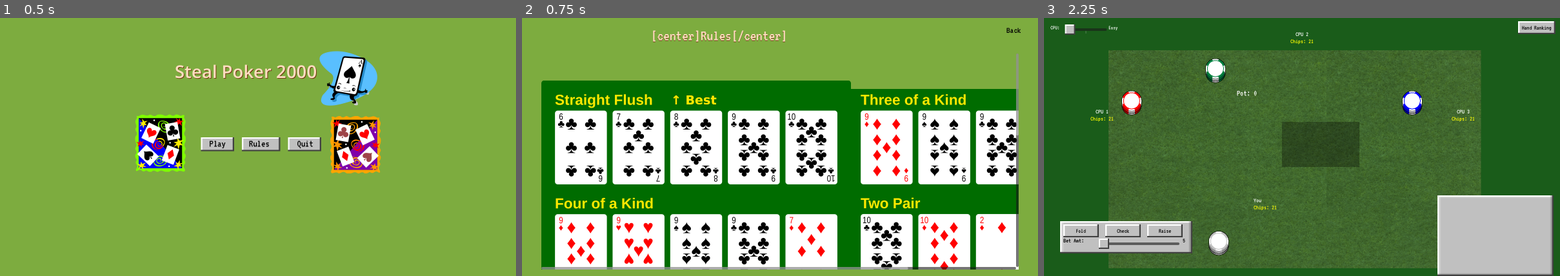
Above: before the commit, frames 1-3 (left to right).
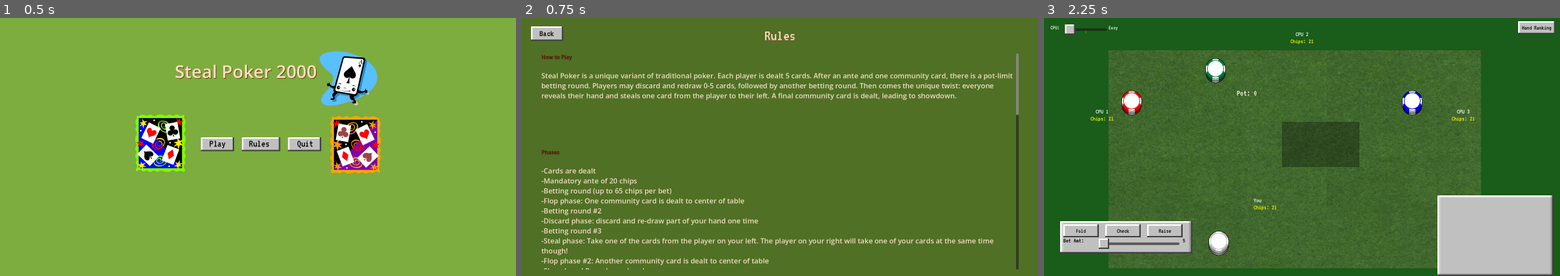
Above: after the commit, the same moments.

Repository: AzureJames/poker-stl
Game: Godot game, scene res://scene/main.tscn
The game is run twice, just before and just after one commit, with the same random seed, the same clock (stepped at 60 frames per second) and the same inputs.
Inputs:
- Up to frame 1 (0.5 s): no input
- Up to frame 2 (0.75 s): click "Rules" at 0.5 s
- Up to frame 3 (2.25 s): click "Back" at 1.25 s; click "Play" at 2 s

Frame 1 is identical in both runs. In frame 2, 100% of the frame differs, in the area x 0-100%, y 0-100%; in frame 3, nothing differs.

Commit message:
b4 dealanim

Diff:
--- a/scene/rules.tscn
+++ b/scene/rules.tscn
@@ -1,26 +1,29 @@
 [gd_scene format=3 uid="uid://cuickpmvulfpe"]
 
-[ext_resource type="Script" path="res://scene/rules.gd" id="1_3qmv"]
+[ext_resource type="Script" uid="uid://c3m8jq5bu0io5" path="res://scene/rules.gd" id="1_3qmv"]
 [ext_resource type="FontFile" uid="uid://y7wadv3p321g" path="res://asset/fonts/VT323-Regular.ttf" id="2_brvt"]
 [ext_resource type="Texture2D" uid="uid://pw01ihcm8aot" path="res://asset/grey_bevel_normal.png" id="3_0ha6"]
 [ext_resource type="Texture2D" uid="uid://cb8hmjt821l3w" path="res://asset/Poker-Hands.png" id="4_hn23"]
 
 [sub_resource type="StyleBoxEmpty" id="StyleBoxEmpty_btn"]
 
-[node name="Rules" type="Control"]
+[sub_resource type="StyleBoxEmpty" id="StyleBoxEmpty_oggkv"]
+
+[node name="Rules" type="Control" unique_id=1457951553]
 layout_mode = 3
 anchors_preset = 0
 offset_right = 1600.0
 offset_bottom = 800.0
 script = ExtResource("1_3qmv")
 
-[node name="ColorRect" type="ColorRect" parent="."]
+[node name="ColorRect" type="ColorRect" parent="." unique_id=770456869]
 layout_mode = 0
 offset_right = 1600.0
 offset_bottom = 800.0
-color = Color(0.48859984, 0.6736953, 0.24559814, 1)
+color = Color(0.31422675, 0.43944678, 0.14869595, 1)
+metadata/_edit_lock_ = true
 
-[node name="TitleShadow" type="RichTextLabel" parent="."]
+[node name="TitleShadow" type="RichTextLabel" parent="." unique_id=360216550]
 layout_mode = 0
 offset_left = 400.0
 offset_top = 32.0
@@ -29,9 +32,10 @@
 theme_override_colors/default_color = Color(0.45291597, 0.22542924, 0.07002995, 1)
 theme_override_fonts/normal_font = ExtResource("2_brvt")
 theme_override_font_sizes/normal_font_size = 48
+bbcode_enabled = true
 text = "[center]Rules[/center]"
 
-[node name="Title" type="RichTextLabel" parent="."]
+[node name="Title" type="RichTextLabel" parent="." unique_id=620148870]
 layout_mode = 0
 offset_left = 400.0
 offset_top = 30.0
@@ -40,98 +44,145 @@
 theme_override_colors/default_color = Color(1, 0.8682245, 0.7563993, 1)
 theme_override_fonts/normal_font = ExtResource("2_brvt")
 theme_override_font_sizes/normal_font_size = 48
+bbcode_enabled = true
 text = "[center]Rules[/center]"
 
-[node name="BackButton" type="Button" parent="."]
+[node name="BackButton" type="Button" parent="." unique_id=1544403793]
+z_index = 2
 layout_mode = 0
-offset_left = 1475.0
-offset_top = 15.0
-offset_right = 1575.0
-offset_bottom = 60.0
+offset_left = 27.0
+offset_top = 25.0
+offset_right = 127.0
+offset_bottom = 70.0
 theme_override_colors/font_color = Color(0, 0, 0, 1)
 theme_override_fonts/font = ExtResource("2_brvt")
 theme_override_font_sizes/font_size = 28
 theme_override_styles/normal = SubResource("StyleBoxEmpty_btn")
 text = "  Back  "
 
-[node name="NinePatchRect" type="NinePatchRect" parent="BackButton"]
+[node name="NinePatchRect" type="NinePatchRect" parent="BackButton" unique_id=2063725567]
 z_index = -1
 layout_mode = 0
-offset_right = 100.0
-offset_bottom = 45.0
+offset_left = 1.0
+offset_top = 1.0
+offset_right = 101.0
+offset_bottom = 46.0
 texture = ExtResource("3_0ha6")
 patch_margin_left = 4
 patch_margin_top = 4
 patch_margin_right = 4
 patch_margin_bottom = 4
 
-[node name="ScrollContainer" type="ScrollContainer" parent="."]
+[node name="ScrollContainer" type="ScrollContainer" parent="." unique_id=1362977069]
 layout_mode = 0
 offset_left = 60.0
 offset_top = 110.0
 offset_right = 1540.0
 offset_bottom = 780.0
-vertical_scroll_mode = 1
+theme_override_colors/scroll_hint_vertical_color = Color(0.8509804, 0, 0, 1)
+theme_override_styles/panel = SubResource("StyleBoxEmpty_oggkv")
 
-[node name="VBoxContainer" type="VBoxContainer" parent="ScrollContainer"]
+[node name="VBoxContainer" type="VBoxContainer" parent="ScrollContainer" unique_id=1444357240]
 layout_mode = 2
 size_flags_horizontal = 3
 theme_override_constants/separation = 20
 
-[node name="Section1Heading" type="RichTextLabel" parent="ScrollContainer/VBoxContainer"]
+[node name="Section1Heading" type="RichTextLabel" parent="ScrollContainer/VBoxContainer" unique_id=1130391792]
+custom_minimum_size = Vector2(0, 33)
 layout_mode = 2
 size_flags_horizontal = 3
-theme_override_colors/default_color = Color(0.45291597, 0.22542924, 0.07002995, 1)
+theme_override_colors/default_color = Color(0.31169584, 0.14667004, 0.03564549, 1)
 theme_override_fonts/normal_font = ExtResource("2_brvt")
 theme_override_font_sizes/normal_font_size = 34
+bbcode_enabled = true
 text = "[b]How to Play[/b]"
 
-[node name="Section1Body" type="RichTextLabel" parent="ScrollContainer/VBoxContainer"]
+[node name="Section1Body" type="RichTextLabel" parent="ScrollContainer/VBoxContainer" unique_id=1814187331]
+custom_minimum_size = Vector2(0, 222)
 layout_mode = 2
 size_flags_horizontal = 3
 theme_override_colors/default_color = Color(0.95, 0.87, 0.75, 1)
 theme_override_font_sizes/normal_font_size = 22
+text = "Steal Poker is a unique variant of traditional poker. Each player is dealt 5 cards. After an ante and one community card, there is a pot-limit betting round. Players may discard and redraw 0-5 cards, followed by another betting round. Then comes the unique twist: everyone reveals their hand and steals one card from the player to their left. A final community card is dealt, leading to showdown."
 autowrap_mode = 2
-text = "Steal Poker is a 4-player variant of traditional poker. Each player is dealt 5 cards. After a 5% ante and one community card, there is a pot-limit betting round (10% of pot max). Players may discard and redraw 0-5 cards, followed by another betting round. Then comes the unique twist: everyone reveals their hand and steals one card from the player to their left. A final community card is dealt, leading to showdown."
 
-[node name="Section2Heading" type="RichTextLabel" parent="ScrollContainer/VBoxContainer"]
+[node name="Section1Heading2" type="RichTextLabel" parent="ScrollContainer/VBoxContainer" unique_id=45458632]
+custom_minimum_size = Vector2(0, 33)
 layout_mode = 2
 size_flags_horizontal = 3
-theme_override_colors/default_color = Color(0.45291597, 0.22542924, 0.07002995, 1)
+theme_override_colors/default_color = Color(0.30980393, 0.14509805, 0.03529412, 1)
 theme_override_fonts/normal_font = ExtResource("2_brvt")
 theme_override_font_sizes/normal_font_size = 34
-text = "[b]Hand Rankings[/b]"
+bbcode_enabled = true
+text = "[b]Phases[/b]"
 
-[node name="Section2Body" type="RichTextLabel" parent="ScrollContainer/VBoxContainer"]
+[node name="Section3Body2" type="RichTextLabel" parent="ScrollContainer/VBoxContainer" unique_id=119851935]
+custom_minimum_size = Vector2(0, 444)
 layout_mode = 2
 size_flags_horizontal = 3
 theme_override_colors/default_color = Color(0.95, 0.87, 0.75, 1)
 theme_override_font_sizes/normal_font_size = 22
+bbcode_enabled = true
+text = "-Cards are dealt
+-Mandatory ante of 20 chips
+-Betting round (up to 65 chips per bet)
+-Flop phase: One community card is dealt to center of table
+-Betting round #2
+-Discard phase: discard and re-draw part of your hand one time
+-Betting round #3
+-Steal phase: Take one of the cards from the player on your left. The player on your right will take one of your cards at the same time though!
+-Flop phase #2: Another community card is dealt to center of table
+-Showdown! Reveal your hands.
+-Round end: Player with the best hand wins the pot."
 autowrap_mode = 2
-text = "Standard poker hand rankings apply. See the reference chart below for common hand types from highest to lowest."
 
-[node name="HandsTexture" type="TextureRect" parent="ScrollContainer/VBoxContainer"]
+[node name="Section2Heading" type="RichTextLabel" parent="ScrollContainer/VBoxContainer" unique_id=1695385292]
+custom_minimum_size = Vector2(0, 44)
 layout_mode = 2
 size_flags_horizontal = 3
-custom_minimum_size = Vector2(1460, 400)
-texture = ExtResource("4_hn23")
-expand_mode = 0
-stretch_mode = 5
-
-[node name="Section3Heading" type="RichTextLabel" parent="ScrollContainer/VBoxContainer"]
-layout_mode = 2
-size_flags_horizontal = 3
-theme_override_colors/default_color = Color(0.45291597, 0.22542924, 0.07002995, 1)
+theme_override_colors/default_color = Color(0.30980393, 0.14509805, 0.03529412, 1)
 theme_override_fonts/normal_font = ExtResource("2_brvt")
 theme_override_font_sizes/normal_font_size = 34
-text = "[b]The Steal[/b]"
+bbcode_enabled = true
+text = "[b]Hand Rankings[/b]"
 
-[node name="Section3Body" type="RichTextLabel" parent="ScrollContainer/VBoxContainer"]
+[node name="Section2Body" type="RichTextLabel" parent="ScrollContainer/VBoxContainer" unique_id=1080434874]
+custom_minimum_size = Vector2(0, 222)
 layout_mode = 2
 size_flags_horizontal = 3
 theme_override_colors/default_color = Color(0.95, 0.87, 0.75, 1)
 theme_override_font_sizes/normal_font_size = 22
+text = "Standard poker hand rankings apply. See the reference chart below for common hand types from highest to lowest, starting with straight flush and 4 of a kind."
 autowrap_mode = 2
-text = "After the second betting round, all players reveal their hands simultaneously. You have 15 seconds to choose one card to take from the player on your left. The stolen card becomes part of your hand. Choose wisely - what you take is as important as what you give away!"
+
+[node name="HandsTexture" type="TextureRect" parent="ScrollContainer/VBoxContainer" unique_id=918094285]
+custom_minimum_size = Vector2(120, 888)
+layout_mode = 2
+size_flags_horizontal = 3
+texture = ExtResource("4_hn23")
+expand_mode = 2
+stretch_mode = 5
+
+[node name="Section3Heading" type="RichTextLabel" parent="ScrollContainer/VBoxContainer" unique_id=648855923]
+custom_minimum_size = Vector2(0, 44)
+layout_mode = 2
+size_flags_horizontal = 3
+theme_override_colors/default_color = Color(0.30980393, 0.14509805, 0.03529412, 1)
+theme_override_fonts/normal_font = ExtResource("2_brvt")
+theme_override_font_sizes/normal_font_size = 34
+bbcode_enabled = true
+text = "[b]Strategy[/b]"
+
+[node name="Section3Body" type="RichTextLabel" parent="ScrollContainer/VBoxContainer" unique_id=1852767209]
+custom_minimum_size = Vector2(0, 333)
+layout_mode = 2
+size_flags_horizontal = 3
+theme_override_colors/default_color = Color(0.95, 0.87, 0.75, 1)
+theme_override_font_sizes/normal_font_size = 22
+bbcode_enabled = true
+text = "Hands: Remember, a pair or just a high card isn't likely to win. Don't bet everything on those. Also, straights can easily be stolen although you may get lucky and steal them back at the same time. Expect one of your pairs/three of a kind to be stolen towards the end of the round.
+
+Steal: It may be useful to ruin the other player's hand instead of benefitting your own if their cards don't help you much. Keep your mind open to changing your hand strategy during the steal."
+autowrap_mode = 2
 
 [connection signal="pressed" from="BackButton" to="." method="_on_back_pressed"]
--- a/scene/startmenu_box_container.gd
+++ b/scene/startmenu_box_container.gd
@@ -3,7 +3,7 @@
 
 func _on_button_pressed() -> void:
 	get_parent().get_parent().get_parent().call_deferred('start_game')
-	%Music.stream = load("res://asset/Audio/poker2.mp3")
+	%Music.stream = load("res://asset/Audio/poker3.mp3")
 	%Music.play()
 	get_parent().get_parent().visible = !get_parent().get_parent().visible
 
Not shown, removed: asset/Audio/poker2.mp3.import
Not shown, added: asset/Audio/poker3.mp3.import
Not shown, removed: asset/Audio/poker2.mp3
Not shown, added: asset/Audio/poker3.mp3
